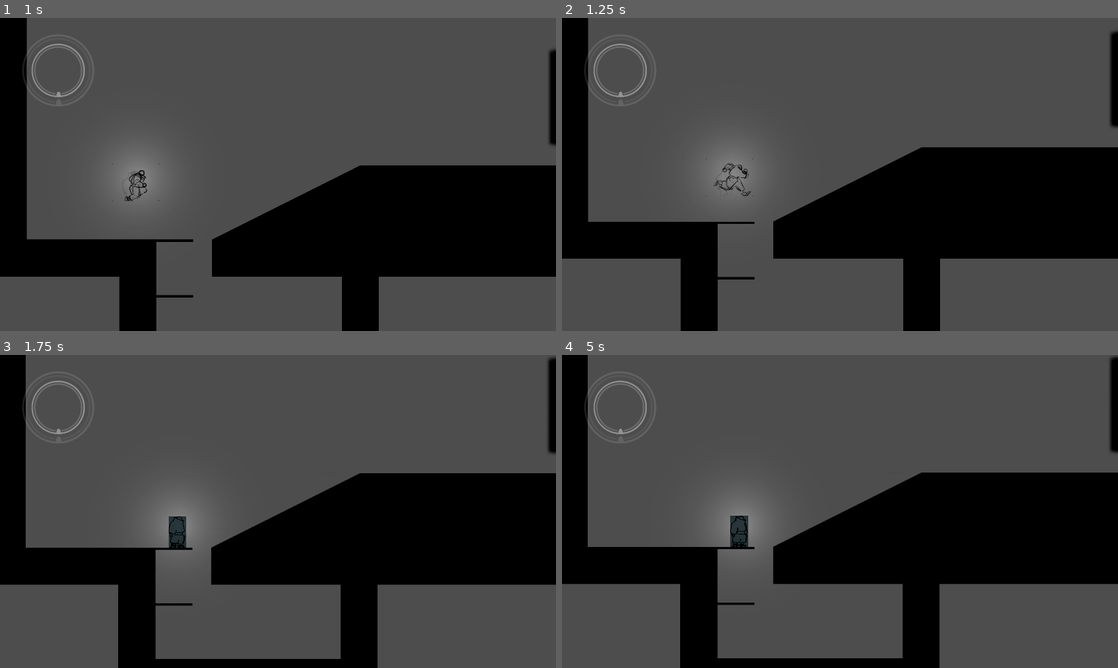
Above: before the commit, frames 1-4 (two rows, left to right).
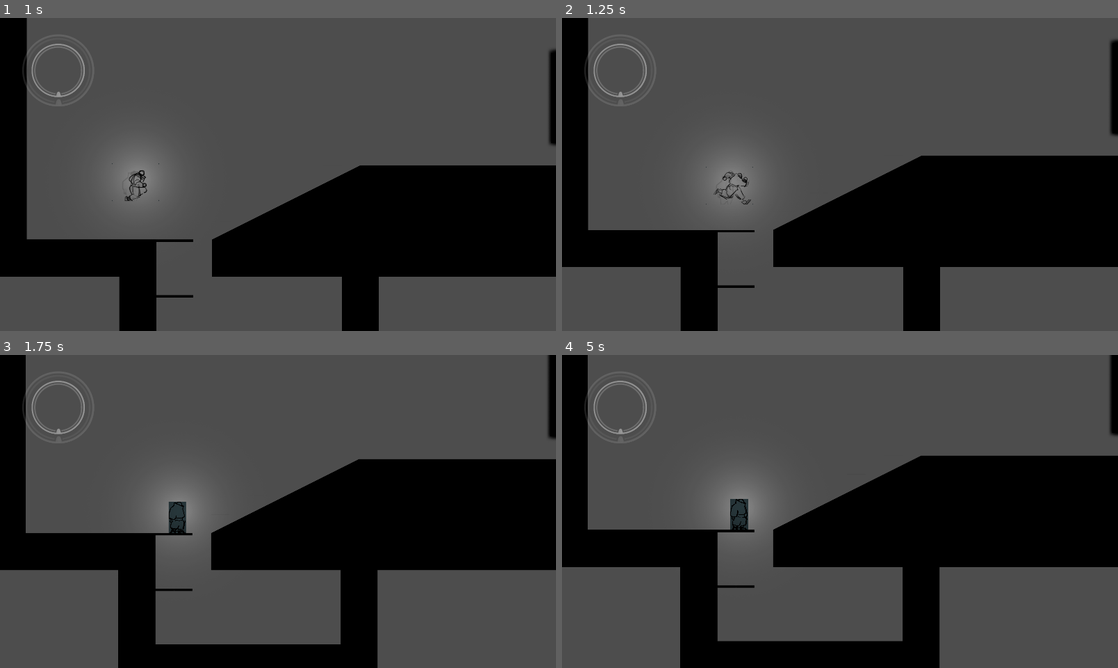
Above: after the commit, the same moments.

Repository: Lukko-Digital/upwell
Game: Godot game, scene res://src/levels/sandbox.tscn
Two runs of this game, one before a commit and one after it. Both use one fixed random seed, a clock stepped at 60 frames per second and the inputs below.
Inputs (mouse positions are in pixels of both pictures, inside the frame that each line leads up to):
- Up to frame 1 (1 s): move the mouse to (400, 158) at 0.52 s; hold D (right) from 0.53 s (still down); hold E (interact) from 0.53 s (still down); click (400, 158) at 0.67 s; tap Space (jump) at 0.77 s
- Up to frame 2 (1.25 s): keep holding D (right); keep holding E (interact)
- Up to frame 3 (1.75 s): release D (right) at 1.25 s; release E (interact) at 1.25 s; drag from (166, 527) to (61, 649) at 1.27 s
- Up to frame 4 (5 s): move the mouse to (895, 442) at 2.02 s; press the mouse at (895, 442) at 2.03 s; hold A (left) 2.03-2.75 s; release the mouse at (895, 442) at 2.75 s; drag from (812, 574) to (656, 549) at 2.77 s; move the mouse to (1006, 558) at 3.52 s; hold D (right) 3.53-4.25 s; hold Shift (orbit) 3.53-4.25 s; tap Space (jump) at 3.77 s; drag from (673, 464) to (623, 636) at 4.27 s

Frame 1 is identical in both runs. In frame 2, 4.9% of the frame differs, in the area x 0-100%, y 4-87%; in frame 3, 9.7%; in frame 4, 11%, in the area x 0-100%, y 0-97%.

Commit message:
camera track generates segments from line2d

Diff:
--- a/src/level_elements/camera/camera_track.gd
+++ b/src/level_elements/camera/camera_track.gd
@@ -5,3 +5,36 @@
 func _ready() -> void:
     super()
     set_collision_layer_value(8, true)
+    if not Engine.is_editor_hint():
+        generate_segments()
+
+func _process(_delta: float) -> void:
+    if Engine.is_editor_hint():
+        update_configuration_warnings()
+
+func generate_segments():
+    var line = get_line()
+    assert(line != null, name + " Missing track line. Add a Line2D.")
+    line.hide()
+    var points: PackedVector2Array = line.points
+    for idx in range(points.size() - 1):
+        var collision = CollisionShape2D.new()
+        var segment = SegmentShape2D.new()
+        segment.a = points[idx]
+        segment.b = points[idx + 1]
+        collision.shape = segment
+        add_child(collision)
+
+func get_line():
+    for child in get_children():
+        if child is Line2D:
+            return child
+    return null
+
+func _get_configuration_warnings() -> PackedStringArray:
+    var warnings = []
+
+    if get_line() == null:
+        warnings.append("Missing track line. Add a Line2D.")
+
+    return warnings
--- a/src/levels/sandbox.tscn
+++ b/src/levels/sandbox.tscn
@@ -61,9 +61,8 @@
 collision_mask = 0
 script = ExtResource("8_y82k3")
 
-[node name="CollisionPolygon2D" type="CollisionPolygon2D" parent="CameraTrack"]
-build_mode = 1
-polygon = PackedVector2Array(-453, -247, -6, -245, 1049, -787, 3592, -786, 1049, -787, -6, -245)
+[node name="Line2D" type="Line2D" parent="CameraTrack"]
+points = PackedVector2Array(-2, -11, 598, -599, 1374, -923, 2754, -839)
 
 [node name="Screen" parent="." instance=ExtResource("6_yuoqp")]
 position = Vector2(2892, -984)
